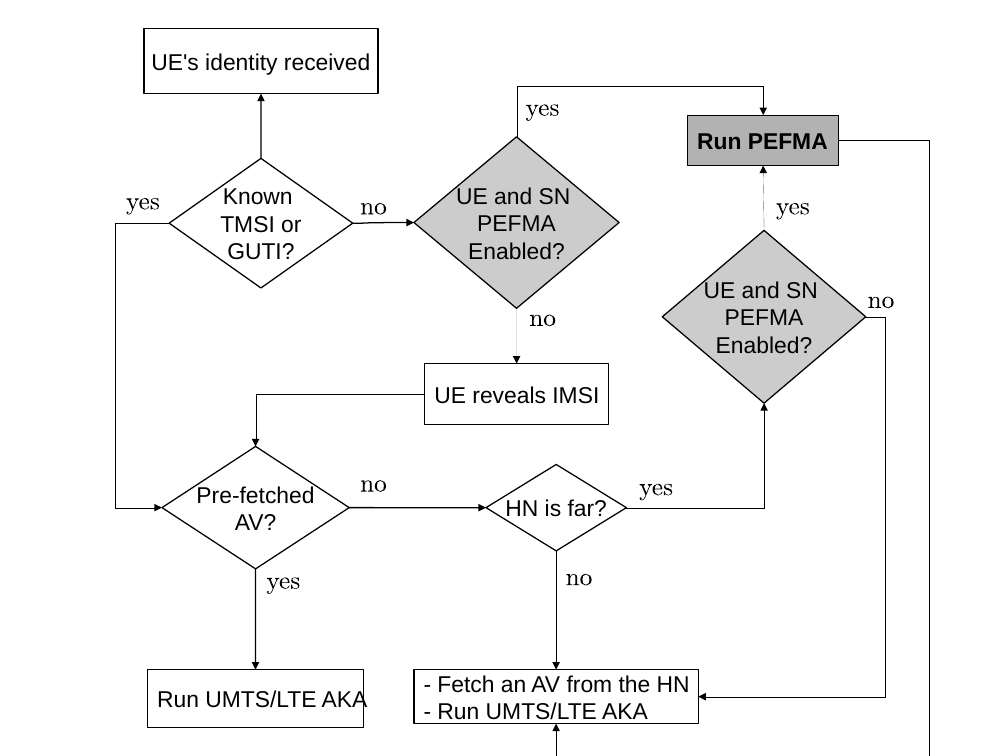
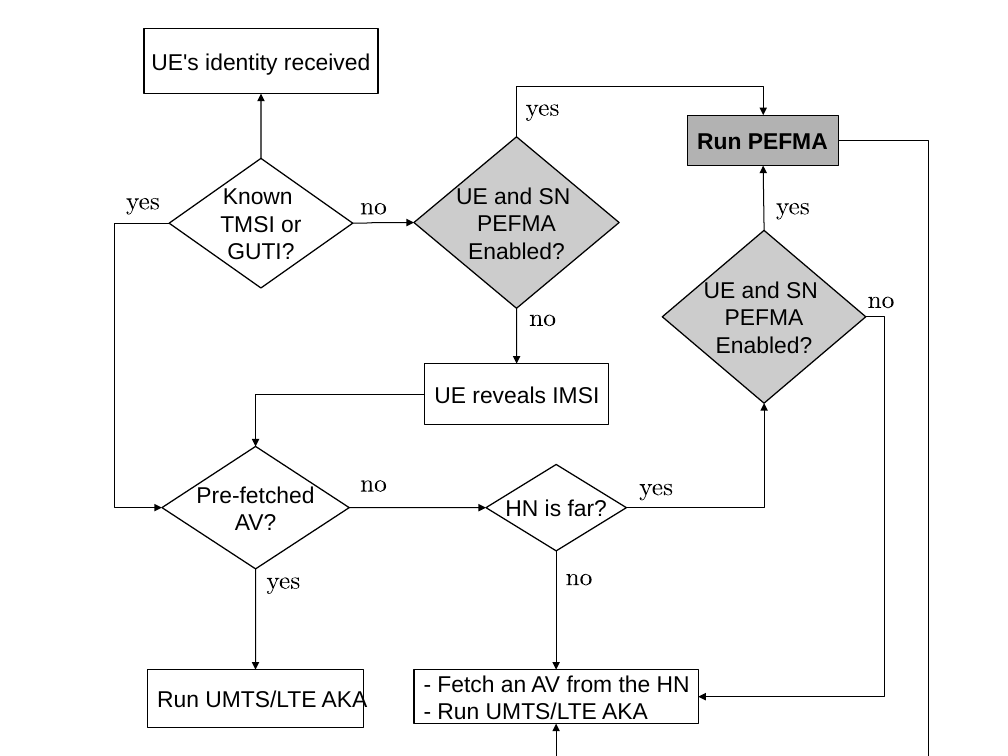
Before and after one commit to mdmohsinalikhan/5G, a slide deck: slide 1 of Journal_ICT_standardisation/when_to_run_PEFMA.odp. Drawn at 1008x756 pixels with LibreOffice and Linux fonts; fonts in the diff are those of the drawing. Boxes give left, top, right and bottom in pixels: in the first picture for what was removed or moved away, otherwise in the second. Text is boxed around its words. In the diff, an @@ line names an element or a change of style, - is before the commit and + after.

```diff
--- a/Journal_ICT_standardisation/when_to_run_PEFMA.odp
+++ b/Journal_ICT_standardisation/when_to_run_PEFMA.odp
@@ elbow arrow (839, 141) - (556, 724): stroke #000000 0 pt to #000000 0.79 pt @@
@@ arrow (765, 231) - (764, 166): stroke #000000 0 pt to #000000 0.79 pt @@
@@ curved arrow (353, 223) - (414, 222): stroke #000000 0.99 pt to #000000 0.79 pt @@
@@ arrow (517, 308) - (517, 364): stroke #000000 0 pt to #000000 0.79 pt @@
```
Also in this commit, not shown: 4 other files.
